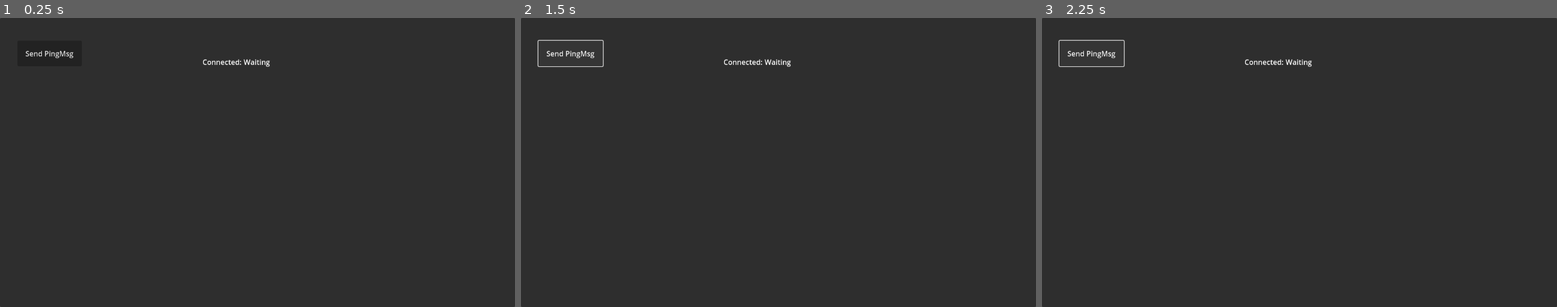
Above: before the commit, frames 1-3 (left to right).
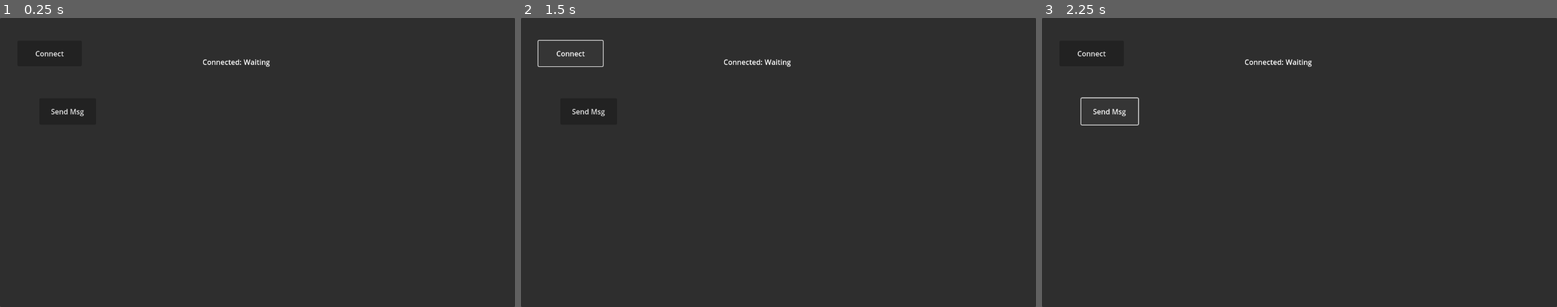
Above: after the commit, the same moments.

Repository: Supermancho-git/godot-rmq-demo
Game: Godot game, scene res://god.tscn
Same seed, same stepped clock (60 frames per second), same inputs: the game is played once before the commit and once after it.
Inputs (mouse positions are in pixels of both pictures, inside the frame that each line leads up to):
- Up to frame 1 (0.25 s): no input
- Up to frame 2 (1.5 s): click "Send PingMsg" (after the commit: "Send Msg") at 0.5 s; click (572, 52) at 1.25 s, where only the run after the commit has a clickable "Connect"
- Up to frame 3 (2.25 s): click "Send PingMsg" (after the commit: "Send Msg") at 2 s

The runs differ from the first frame. In frame 1, 0.2% of the frame differs, in the area x 5-17%, y 11-35%; in frame 2, 0.2%; in frame 3, 0.5%, in the area x 3-19%, y 7-38%.

Commit message:
send button and connected to incoming signal

Diff:
--- a/god.tscn
+++ b/god.tscn
@@ -10,12 +10,19 @@
 offset_right = 1152.0
 offset_bottom = 648.0
 
-[node name="Send" type="Button" parent="."]
+[node name="Connect" type="Button" parent="."]
 offset_left = 39.0
 offset_top = 51.0
 offset_right = 183.0
 offset_bottom = 108.0
-text = "Send PingMsg"
+text = "Connect"
+
+[node name="Send" type="Button" parent="."]
+offset_left = 88.0
+offset_top = 180.0
+offset_right = 215.0
+offset_bottom = 239.0
+text = "Send Msg"
 
 [node name="HBoxContainer" type="HBoxContainer" parent="."]
 offset_left = 453.0
@@ -33,4 +40,5 @@
 
 [node name="RmqClientNode" parent="." instance=ExtResource("2_norsa")]
 
+[connection signal="pressed" from="Connect" to="." method="_on_connect_pressed"]
 [connection signal="pressed" from="Send" to="." method="_on_send_pressed"]
--- a/godRmq.gd
+++ b/godRmq.gd
@@ -7,15 +7,16 @@
 func _ready() -> void:
 	rmq.sConnected.connect(_on_server_connection)
 	rmq.sDisconnected.connect(_on_server_disconnected)
+	rmq.sRmqMsg.connect(_on_rmq_msg_heard)
 	return
 #-----
-func _on_send_pressed() -> void: # example data
+func _on_connect_pressed() -> void: # example data
 	var messageUsername:String = "uuser_1d6dc366-6936-4045-9599-a33f8f6ef1a9"
 	var messageCipher:String = "upass_password"
 	var publishingToQueueRk:String = "rk_user_publish_queue_1d6dc366-6936-4045-9599-a33f8f6ef1a9_5340245953529765175"
 	var consumingFromQueue:String = "user.receive.queue.1d6dc366-6936-4045-9599-a33f8f6ef1a9_5340245953529765175"
 	Log.info("clicked")
-	rmq.rmqConfigure(RMQValidatedConfig.new({
+	await rmq.rmqConnect(RMQValidatedConfig.new({
 		"rmqUsername": messageUsername,
 		"rmqCipher":  messageCipher,
 		"rmqVhost": C.RMQ_VHOST,
@@ -26,7 +27,6 @@
 		"rmqPort": C.RMQ_PORT,
 		"rmqConnectTimeoutSec": 5
 	}))
-	await rmq.start()
 	return
 #-----
 func _on_server_connection() -> void:
@@ -39,3 +39,12 @@
 	status.text = "Got Disconnected"
 	return
 #-----
+func _on_rmq_msg_heard(json:String) -> void:
+	print("heard:" + json)
+	return
+#-----
+func _on_send_pressed() -> void:
+	if status.text == "Connected":
+		rmq.publish({"something":"special"})
+	return
+#-----
